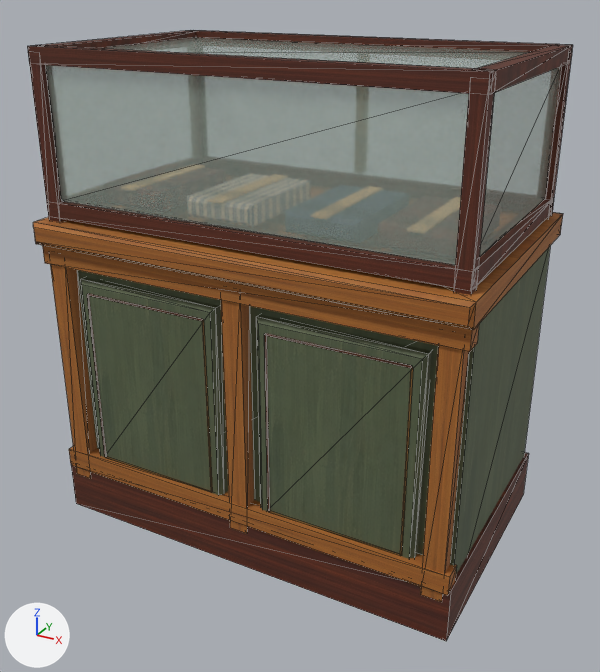
Renders of the glTF model assets/city-props/models/city1880-glass-case.gltf from each side of a commit.
Before and after are seen from a camera (50 mm lens) standing at (0.863, -1.585, 1.247) and looking at (0.012, -0.038, 0.473). Lighting does not change. The marker at lower left points along +X, +Y and +Z. The first picture is the older version. Mesh edges are drawn as thin lines. Vertices at exactly the same position are counted once.

Objects in the first picture: 'Glazed display counter'.
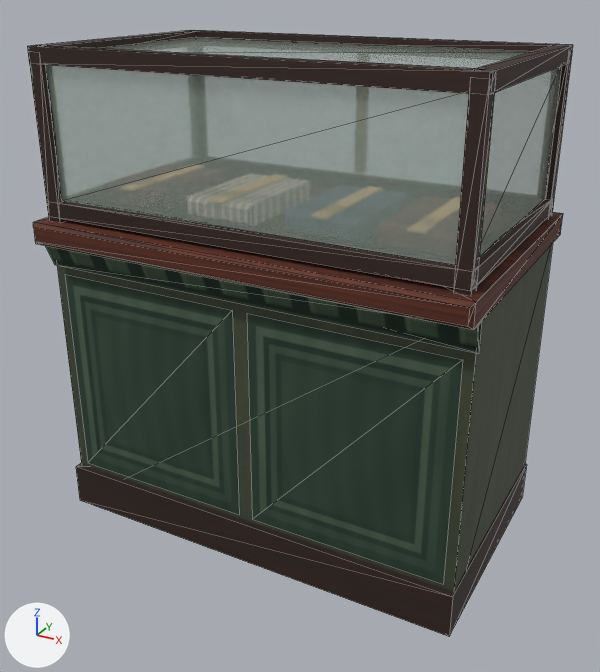
What the commit changed:
Picture 'painted-city-trim-v1.png' (img_painted_city_trim_v1_png) is new.
Material 'trim' (mat_trim) is new.
Uses the picture img_painted_city_trim_v1_png.
me_mesh_0 is used by ob_glazed_display_counter; location (0.0, 0.0, 0.0).
me_mesh_0 had 424 vertices, 640 faces and spanned x -0.499..0.499, y -0.327..0.318, z 0.0..1.107.
me_mesh_0 now has 294 vertices, 442 faces and spans x -0.499..0.499, y -0.327..0.318, z 0.0..1.107.
me_mesh_0 part 1: a new loose piece, a box spanning x -0.493..0.493, y -0.27..0.27, z 0.0..0.708, in mat_paint.
me_mesh_0 part 2: a new loose piece, a box spanning x -0.497..0.497, y -0.287..0.271, z 0.0..0.102, in mat_paint.
me_mesh_0 part 3: the loose piece of 16 vertices spanning x -0.412..-0.048, y -0.293..-0.255, z 0.14..0.617 is rebuilt with 4 vertices and now spans x -0.47..-0.017, y -0.271, z 0.112..0.614, in mat_trim.
me_mesh_0 part 4: the loose piece of 16 vertices spanning x 0.048..0.412, y -0.293..-0.255, z 0.14..0.617 is rebuilt with 4 vertices and now spans x 0.017..0.47, y -0.271, z 0.112..0.614, in mat_trim.
me_mesh_0 part 5: the loose piece of 8 vertices spanning x -0.493..0.493, y -0.306..-0.266, z 0.648..0.694 is rebuilt with 6 vertices and now spans x -0.499..0.499, y -0.297..-0.271, z 0.632..0.694, in mat_trim.
me_mesh_0 part 6: 15 loose pieces with 88 vertices, spanning x -0.496..0.496, y -0.306..0.306, z 0.0..0.677, are deleted.
Part 7, on me_mesh_0:
8 vertices are removed from x -0.488..0.488, y -0.27..0.27, z 0.0..0.707.
12 faces are deleted.
me_mesh_0 part 8: 172 kept faces spanning x -0.499..0.499, y -0.327..0.318, z 0.696..1.107 get new texture (UV) coordinates.
Other edits to the shape of me_mesh_0 do not show in these pictures.
me_mesh_0 gains material mat_trim.

Location of each change, (x1, y1, x2, y2) in pixels of the pictures (600 x 672 px):
'Glazed display counter', reshaped
    before: (27, 30, 573, 641)
    after: (27, 30, 573, 637)
part 1 of me_mesh_0, added
    after: (57, 243, 553, 592)
part 2 of me_mesh_0, added
    after: (76, 463, 527, 637)
part 3 of me_mesh_0, rebuilt (19% wider, 10% taller)
    before: (81, 277, 227, 495)
    after: (65, 275, 239, 514)
part 4 of me_mesh_0, rebuilt (23% wider, 11% taller)
    before: (256, 315, 432, 559)
    after: (247, 314, 463, 584)
part 5 of me_mesh_0, rebuilt
    before: (42, 245, 479, 352)
    after: (45, 246, 482, 353)
part 6 of me_mesh_0, deleted
    before: (50, 264, 529, 641)
part 7 of me_mesh_0, deleted
    before: (77, 245, 551, 574)
part 8 of me_mesh_0, surface changed
    both: (27, 30, 573, 330)
